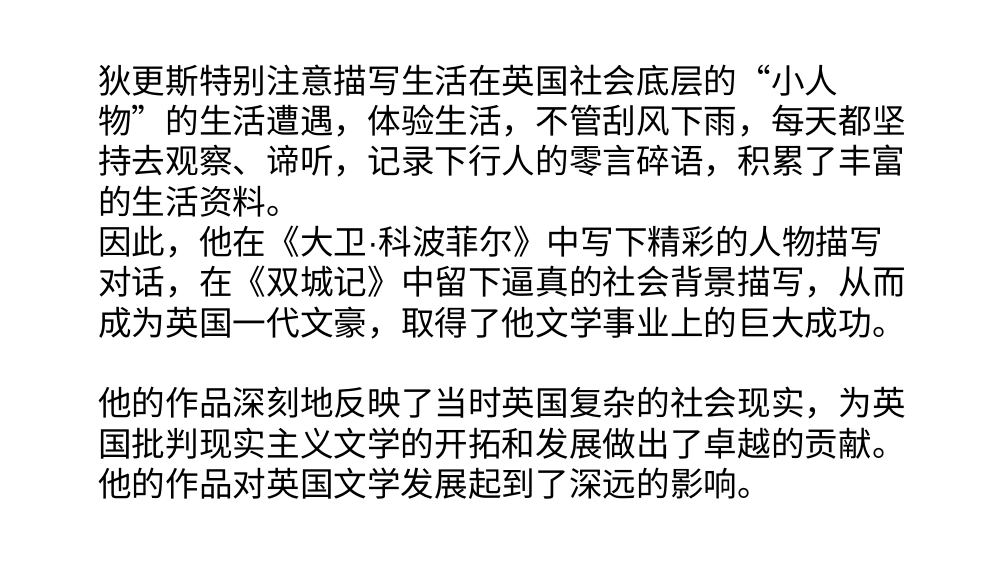
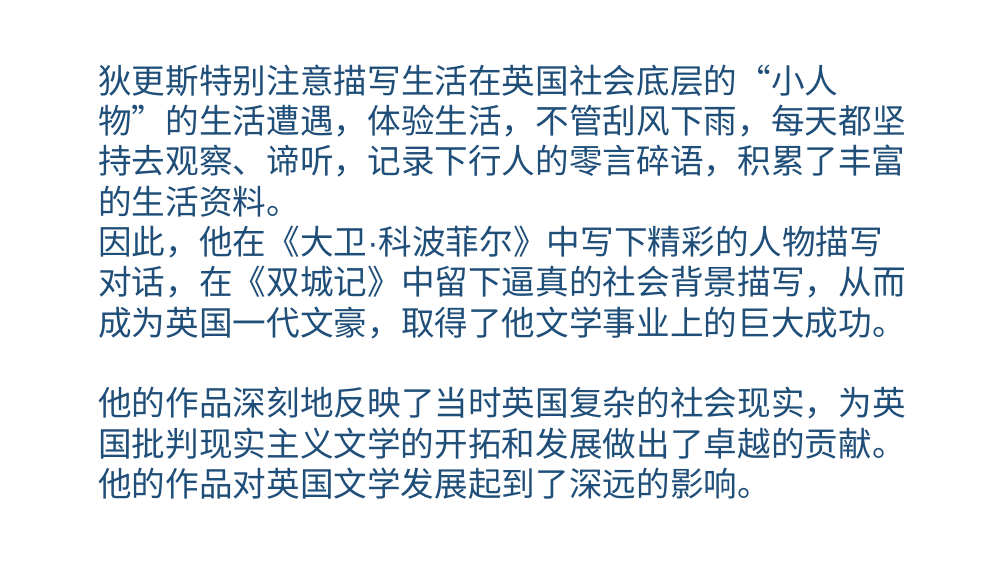
Before and after one commit to jeefies/ppt, a slide deck: slide 8 of 坚持.pptx (slide 9 before the commit). Drawn at 1008x567 pixels with LibreOffice and Linux fonts; fonts in the diff are those of the drawing. Boxes give left, top, right and bottom in pixels: in the first picture for what was removed or moved away, otherwise in the second. Text is boxed around its words. In the diff, an @@ line names an element or a change of style, - is before the commit and + after.

```diff
--- a/坚持.pptx
+++ b/坚持.pptx
@@ text "狄更斯特别注意描写生活在英国社会底层的“小人物”的生活遭遇，体验生活，不管刮风下雨，每天都坚持去观察、谛听，记录下行人的 ..." at bbox=[98, 64, 905, 499]: text colour #000000 to #1F4E79 @@
```
Also in this commit, not shown: 7 other slides changed, 1 slide added, 2 slides removed.
